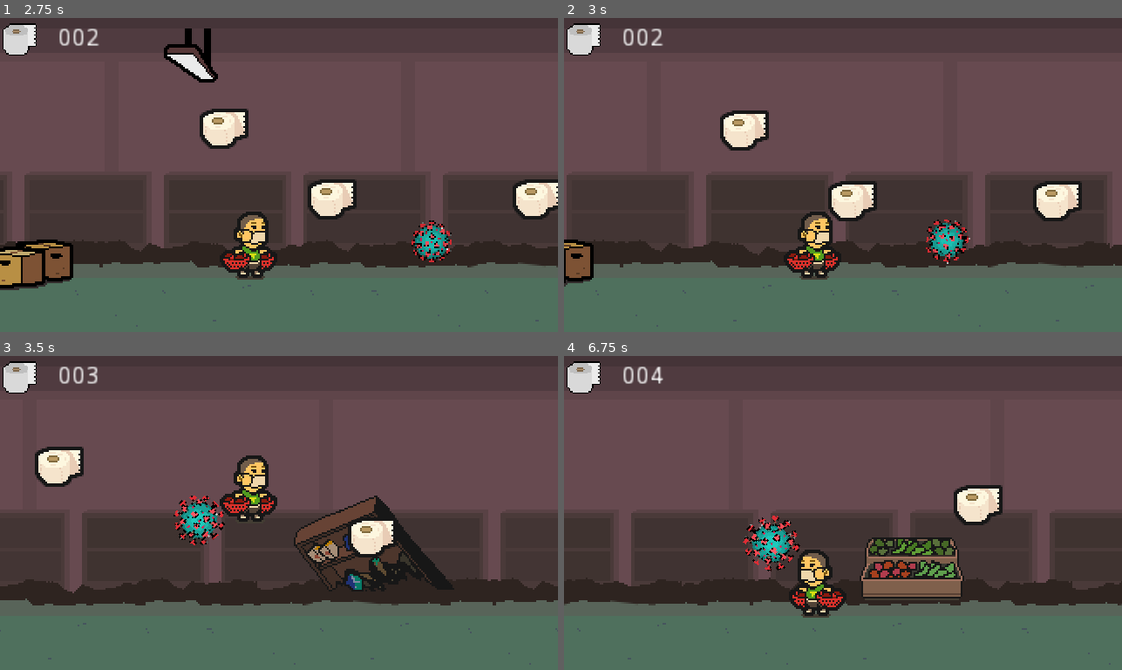
Above: before the commit, frames 1-4 (two rows, left to right).
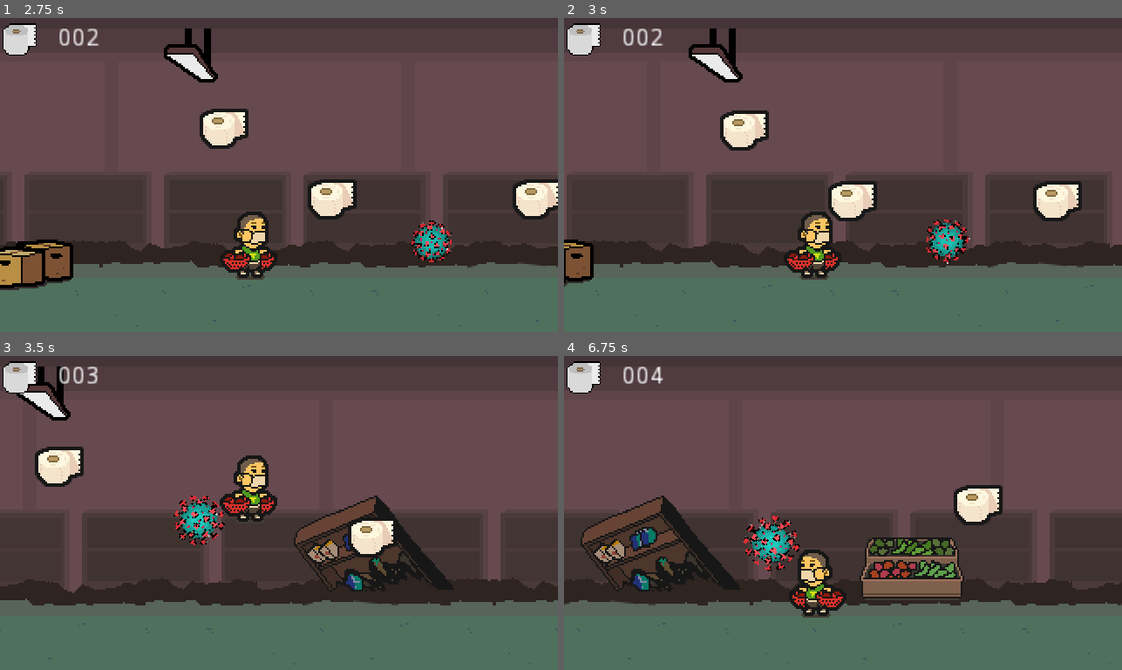
Above: after the commit, the same moments.

Repository: progsource/ssj2020_1
Game: Godot game, scene res://scenes/Game.tscn
Same seed, same stepped clock (60 frames per second), same inputs: the game is played once before the commit and once after it.
Inputs:
- Up to frame 1 (2.75 s): hold Right (ui_right) 0.53-2.03 s; tap Space (ui_select) at 0.77, 1.52 s; hold Left (ui_left) from 2.03 s (still down)
- Up to frame 2 (3 s): release Left (ui_left) at 2.78 s; hold Right (ui_right) from 2.78 s (still down)
- Up to frame 3 (3.5 s): keep holding Right (ui_right); tap Space (ui_select) at 3.02 s
- Up to frame 4 (6.75 s): tap Space (ui_select) at 3.77, 4.52, 6.02 s; release Right (ui_right) at 4.28 s; hold Left (ui_left) 4.28-5.03 s; hold Right (ui_right) 5.03-5.78 s; hold Left (ui_left) from 5.78 s (still down)

Frame 1 is identical in both runs. In frame 2, 0.8% of the frame differs, in the area x 22-33%, y 3-21%; in frame 3, 0.7%; in frame 4, 3.7%, in the area x 2-31%, y 44-75%.

Commit message:
Background: fix objects suddenly disappearing

Diff:
--- a/code/packed/BackgroundObstacle.tscn
+++ b/code/packed/BackgroundObstacle.tscn
@@ -12,3 +12,6 @@
 [node name="VisibilityNotifier2D" type="VisibilityNotifier2D" parent="."]
 position = Vector2( 19, 9.5 )
 scale = Vector2( 1, 1.05 )
+__meta__ = {
+"_edit_group_": true
+}
--- a/code/scripts/BackgroundObstacle.gd
+++ b/code/scripts/BackgroundObstacle.gd
@@ -3,7 +3,7 @@
 
 func _ready():
 	# warning-ignore:return_value_discarded
-	$VisibilityNotifier2D.connect("screen_exited", self, "_on_screen_exit")
+	$VisibilityNotifier2D.connect("viewport_exited", self, "_on_screen_exit")
 
 
 func _on_screen_exit():
